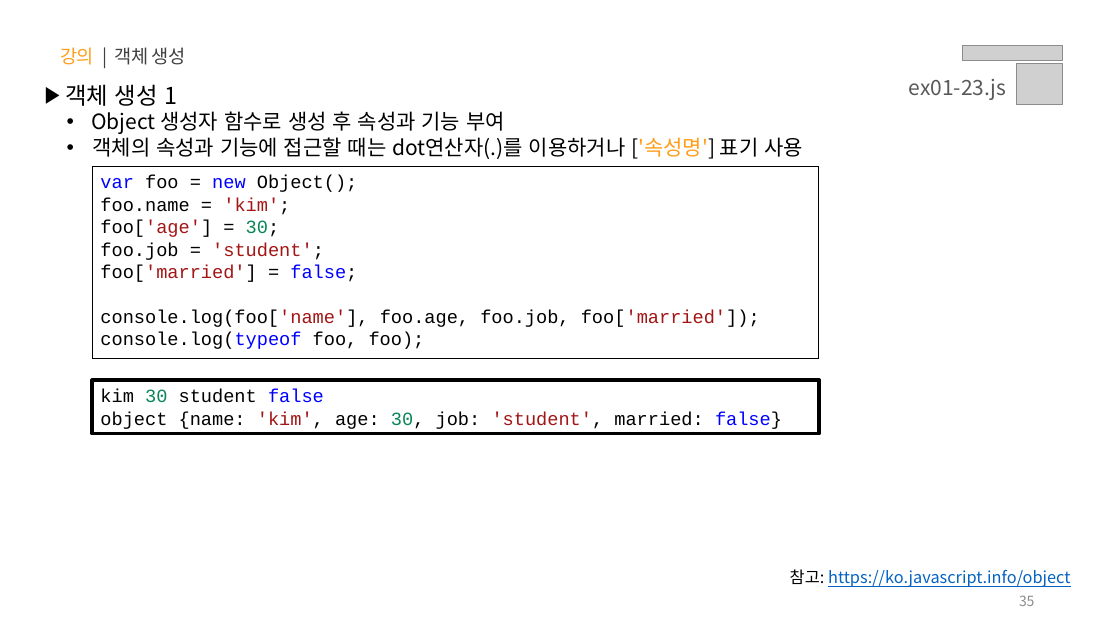
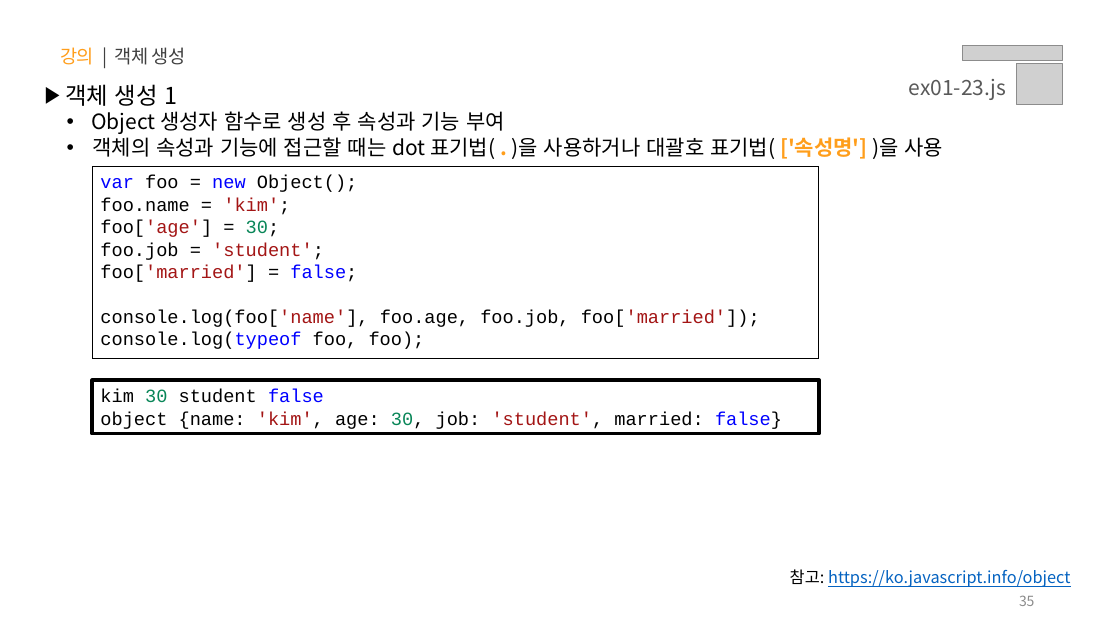
Before and after one commit to yebin-jeong/learn-js, a slide deck: slide 35 of PPT/01.자바스크립트 - 기초 문법.pptx. Drawn at 1120x630 pixels with LibreOffice and Linux fonts; fonts in the diff are those of the drawing; grey boxes stand for pictures. Boxes give left, top, right and bottom in pixels: in the first picture for what was removed or moved away, otherwise in the second. Text is boxed around its words. In the diff, an @@ line names an element or a change of style, - is before the commit and + after.

```diff
--- a/PPT/01.자바스크립트 - 기초 문법.pptx
+++ b/PPT/01.자바스크립트 - 기초 문법.pptx
@@ text at (92,137,944,159): text changed @@
-  • 객체의 속성과 기능에 접근할 때는 dot연산자(.)를 이용하거나 ['속성명'] 표기 사용
+  • 객체의 속성과 기능에 접근할 때는 dot 표기법( . )을 사용하거나 대괄호 표기법( ['속성명'] )을 사용
```
Also in this commit, not shown: 1 other slide changed.
